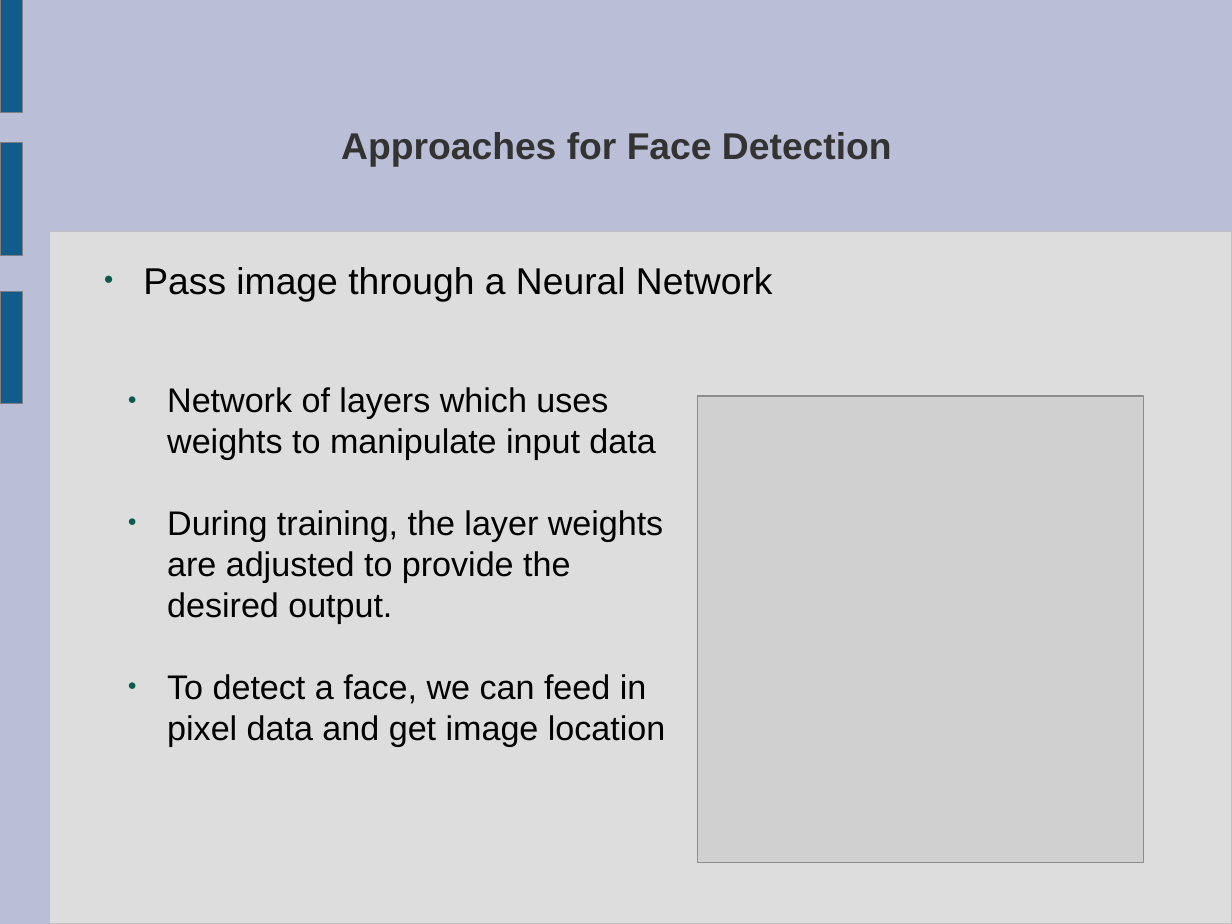
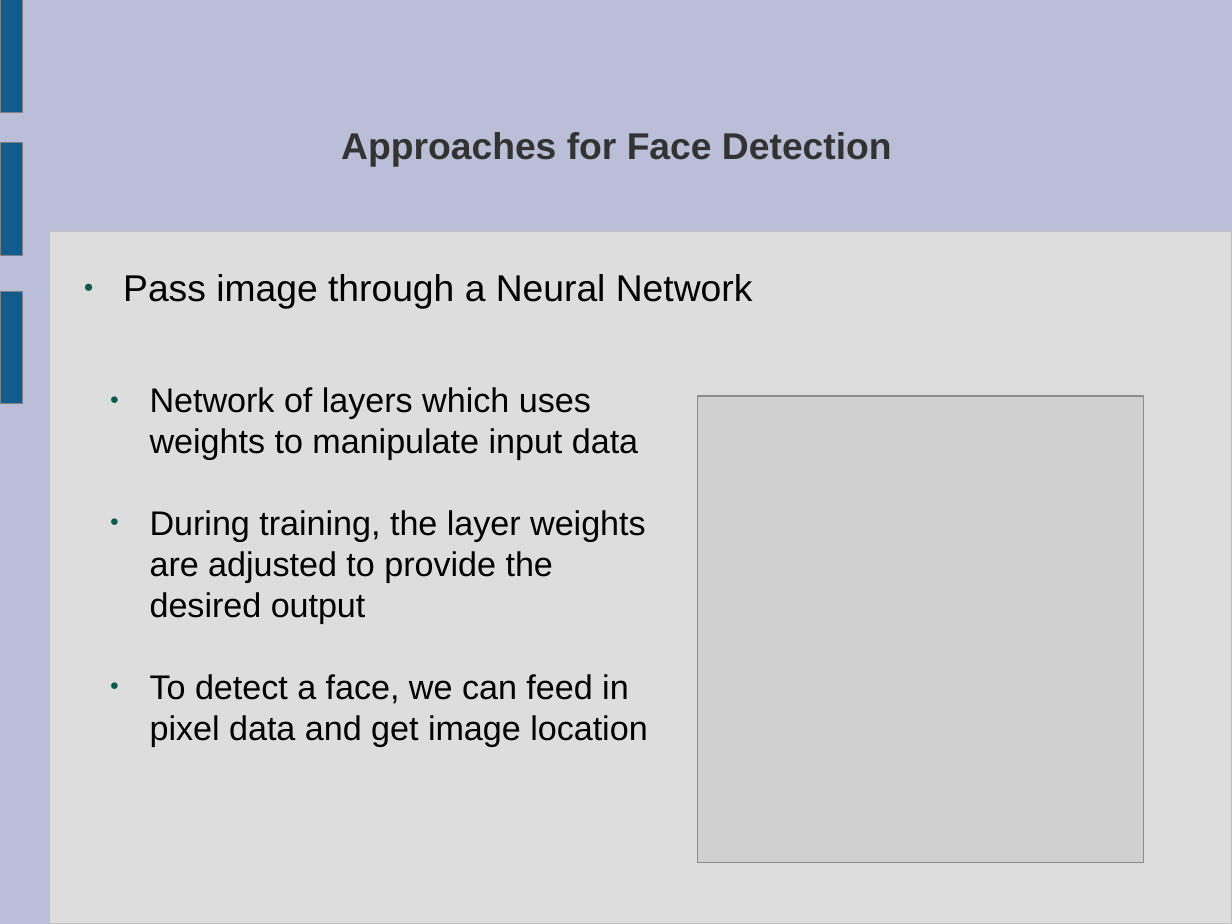
Before and after one commit to Payne325/Talks, a slide deck: slide 6 of bongosero/Games Wales/Games Wales Presentation.odp. Drawn at 1232x924 pixels with LibreOffice and Linux fonts; fonts in the diff are those of the drawing; grey boxes stand for pictures. Boxes give left, top, right and bottom in pixels: in the first picture for what was removed or moved away, otherwise in the second. Text is boxed around its words. In the diff, an @@ line names an element or a change of style, - is before the commit and + after.

```diff
--- a/bongosero/Games Wales/Games Wales Presentation.odp
+++ b/bongosero/Games Wales/Games Wales Presentation.odp
@@ text "Pass image through a Neural ...": place and size @@
-text "Pass image through a Neural ..." at [143, 267, 773, 301]
+text "Pass image through a Neural ..." at [123, 274, 753, 309]
@@ text "Network of layers which uses ...": place and size @@
-text "Network of layers which uses ..." at [167, 387, 665, 746]
+text "Network of layers which uses ..." at [150, 387, 647, 746]
@@ text at [150, 510, 646, 623]: text changed @@
-● During training, the layer weights are adjusted to provide the desired output.
+● During training, the layer weights are adjusted to provide the desired output
```
Also in this commit, not shown: 6 other slides changed, 6 slides added, 6 slides removed, 1 other file.
